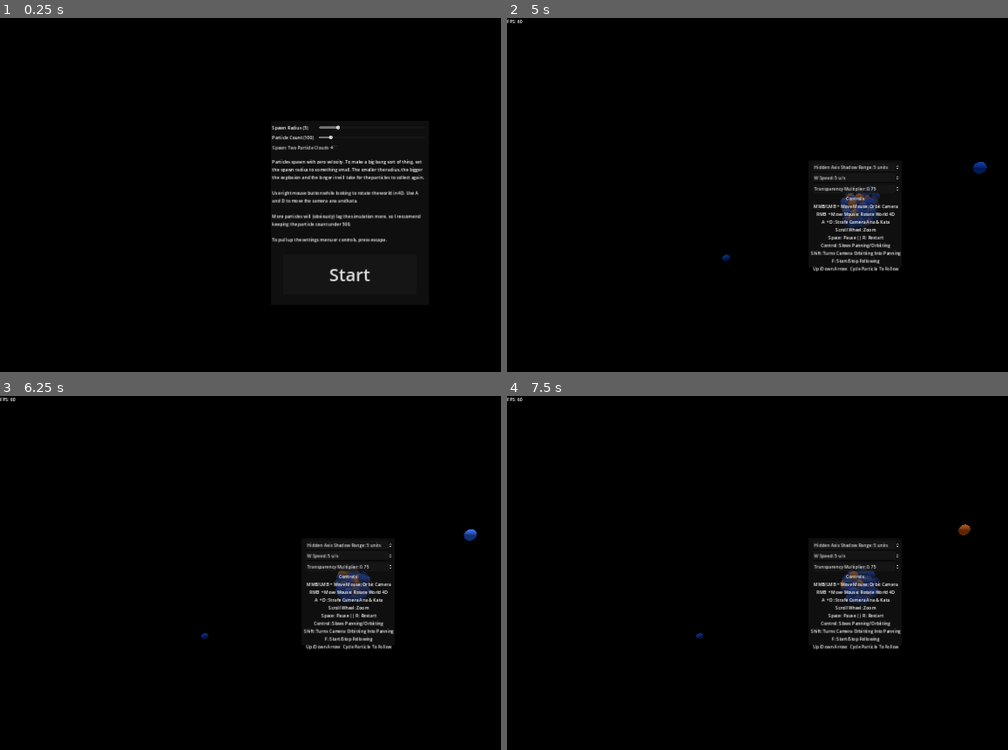
Above: before the commit, frames 1-4 (two rows, left to right).
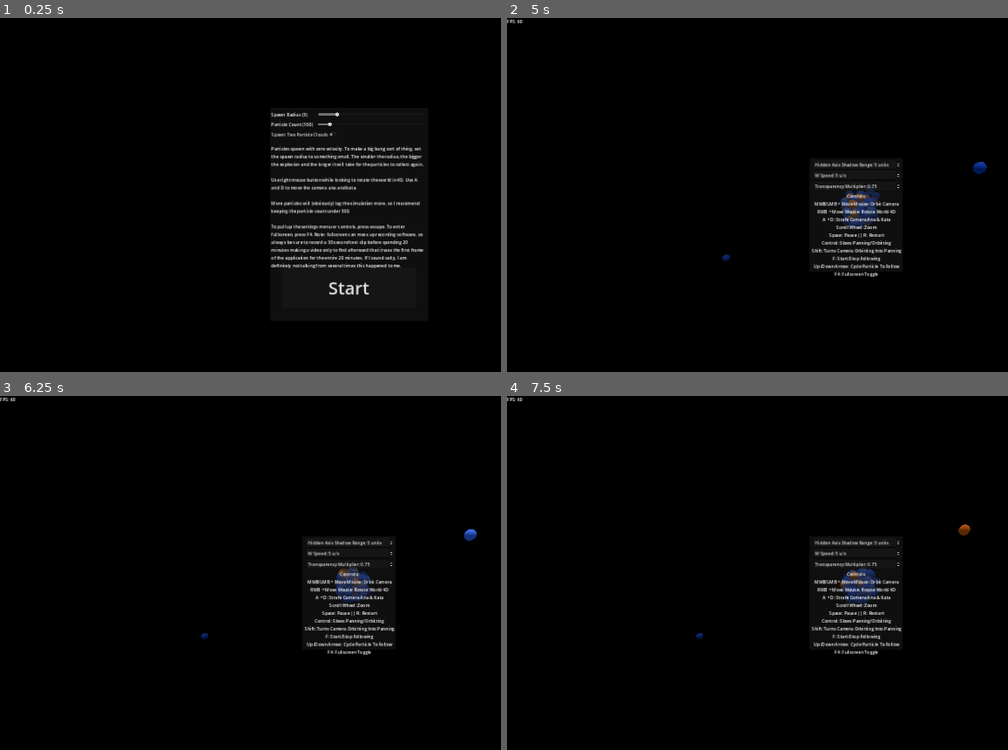
Above: after the commit, the same moments.

Repository: Z53-INCOMING/4D-Gravity-Simulator
Game: Godot game, scene res://world.tscn
Two runs of this game, one before a commit and one after it. Both use one fixed random seed, a clock stepped at 60 frames per second and the inputs below.
Inputs (mouse positions are in pixels of both pictures, inside the frame that each line leads up to):
- Up to frame 1 (0.25 s): no input
- Up to frame 2 (5 s): click "Start" at 0.5 s; move the mouse to (outside the picture) at 1.27 s; hold Up (cycle_forward) 1.28-2.03 s; hold Ctrl (control) 1.28-2.03 s; move the mouse to (717, 233) at 2.02 s; hold Down (cycle_backward) 2.03-2.78 s; right-click (717, 233) at 2.1 s; tap Ctrl (control) at 2.3, 3.05, 3.6 s; move the mouse to (922, 127) at 2.77 s; hold D (ana) 2.78-3.53 s; hold Up (cycle_forward) 2.78-4.28 s; move the mouse to (822, 294) at 3.52 s; move the mouse to (outside the picture) at 4.27 s; hold Down (cycle_backward) from 4.28 s (still down); hold Ctrl (control) from 4.28 s (still down); tap F (follow) at 4.35 s; tap Escape (escape) at 4.9 s
- Up to frame 3 (6.25 s): keep holding Down (cycle_backward); move the mouse to (140, 534) at 5.02 s; release Ctrl (control) at 5.03 s; tap A (kata) at 5.1 s; tap Ctrl (control) at 5.3, 6.05 s; tap F4 (fullscreen) at 5.65 s; move the mouse to (385, 590) at 5.77 s; hold Middle mouse button (pan) from 5.78 s (still down)
- Up to frame 4 (7.5 s): move the mouse to (752, 495) at 6.52 s; release Down (cycle_backward) at 6.53 s; release Middle mouse button (pan) at 6.53 s; hold Up (cycle_forward) from 6.53 s (still down); tap Shift (shift) at 6.6 s; tap Ctrl (control) at 6.8 s; tap Enter at 7.25 s; move the mouse to (outside the picture) at 7.27 s; hold Ctrl (control) from 7.28 s (still down); tap Mouse wheel up (zoom_in) at 7.35 s

The runs differ from the first frame. In frame 1, 5.0% of the frame differs, in the area x 54-85%, y 26-79%; in frame 2, 2.4%; in frame 3, 2.4%; in frame 4, 2.4%.

Commit message:
added fullscreen tutorial and warning

Diff:
--- a/world.tscn
+++ b/world.tscn
@@ -37,17 +37,17 @@
 text = "FPS: not 165 lol"
 
 [node name="Panel" type="Panel" parent="UI"]
-offset_left = 994.0
-offset_top = 378.0
-offset_right = 1576.0
-offset_bottom = 1053.0
+offset_left = 991.0
+offset_top = 330.0
+offset_right = 1573.0
+offset_bottom = 1112.0
 
 [node name="Start" type="Button" parent="UI/Panel"]
 layout_mode = 0
 offset_left = 45.0
-offset_top = 489.0
+offset_top = 586.0
 offset_right = 537.0
-offset_bottom = 636.0
+offset_bottom = 733.0
 theme_override_font_sizes/font_size = 64
 text = "Start"
 
@@ -99,7 +99,7 @@
 
 More particles will (obviously) lag the simulation more, so I reccomend keeping the particle count under 500.
 
-To pull up the settings menu or controls, press escape."
+To pull up the settings menu or controls, press escape. To enter fullscreen, press F4. Note: fullscreen can mess up recording software, so always be sure to record a 30 second test clip before spending 20 minutes making a video only to find afterward that it was the first frame of the application for the entire 20 minutes. If I sound salty, I am definitely not talking from several times this happened to me."
 autowrap_mode = 3
 
 [node name="DualSpawn" type="CheckButton" parent="UI/Panel"]
@@ -111,10 +111,10 @@
 
 [node name="Pause" type="Panel" parent="UI"]
 visible = false
-offset_left = 1107.0
-offset_top = 523.0
-offset_right = 1450.0
-offset_bottom = 915.0
+offset_left = 1110.0
+offset_top = 514.0
+offset_right = 1453.0
+offset_bottom = 930.0
 
 [node name="HiddenRange" type="SpinBox" parent="UI/Pause"]
 layout_mode = 0
@@ -169,7 +169,8 @@
 Control: Slows Panning/Orbitting
 Shift: Turns Camera Orbitting Into Panning
 F: Start/Stop Following
-Up/Down Arrow: Cycle Particle To Follow"
+Up/Down Arrow: Cycle Particle To Follow
+F4: Fullscreen Toggle"
 horizontal_alignment = 1
 vertical_alignment = 1
 autowrap_mode = 3
